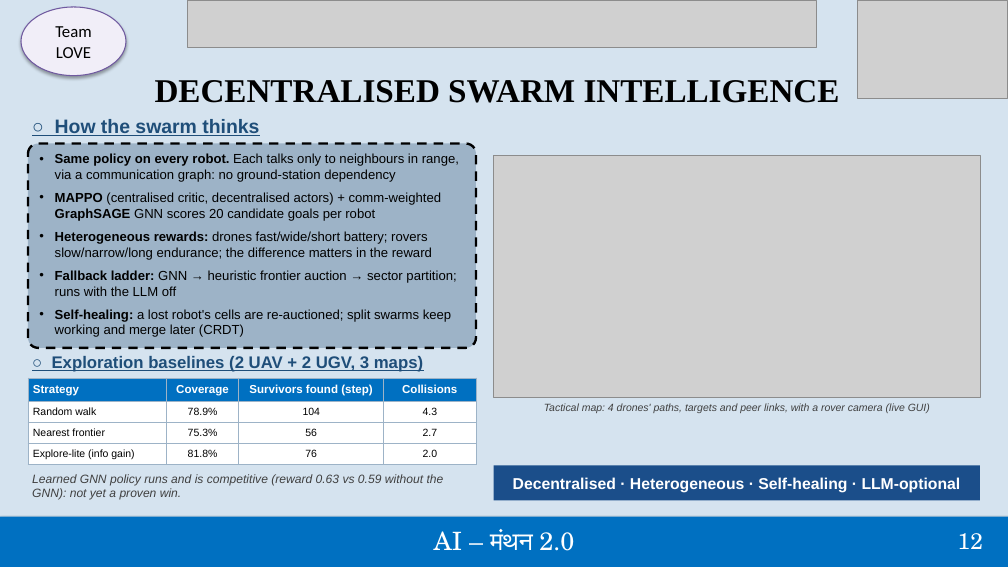
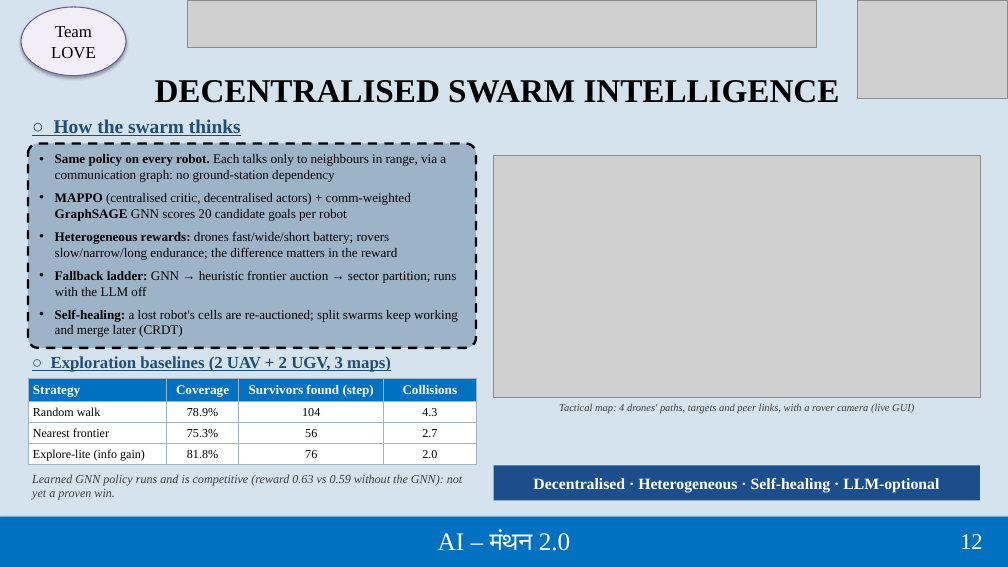
Before and after one commit to TejasGogawale/Drone-swarm, a slide deck: slide 12 of pitch/SwarmRescue_AI_Manthan.pptx. Drawn at 1008x567 pixels with LibreOffice and Linux fonts; fonts in the diff are those of the drawing; grey boxes stand for pictures. Boxes give left, top, right and bottom in pixels: in the first picture for what was removed or moved away, otherwise in the second. Text is boxed around its words. In the diff, an @@ line names an element or a change of style, - is before the commit and + after.

Commit message:
docs: add comprehensive README for Drone-Swarm and update pitch deck

```diff
--- a/pitch/SwarmRescue_AI_Manthan.pptx
+++ b/pitch/SwarmRescue_AI_Manthan.pptx
@@ ellipse "Team" at [21,7,126,76]: font Calibri to Times New Roman @@
@@ table at [28,378,476,465] @@
@@ size 11 to 12.5 pt in "Strategy", "Coverage", "Survivors found (step)", "Collisions" @@
@@ font Arial to Times New Roman @@
@@ size 10 to 11.5 pt in "Random walk", "78.9%", "104", "4.3" and 8 more places @@
@@ font Arial to Times New Roman in 6 elements at [54,119,241,136], [28,144,476,348], [51,356,391,372], [32,474,462,500], [559,403,914,414], [494,466,981,501] @@
@@ text "AI – मंथन 2.0" at [438,531,571,551]: font TeX Gyre Schola to Times New Roman @@
@@ text "12" at [960,534,983,549]: font TeX Gyre Schola to Times New Roman @@
```
Also in this commit, not shown: 24 other slides changed, 2 slides added, 3 slides removed, 1 other file.
